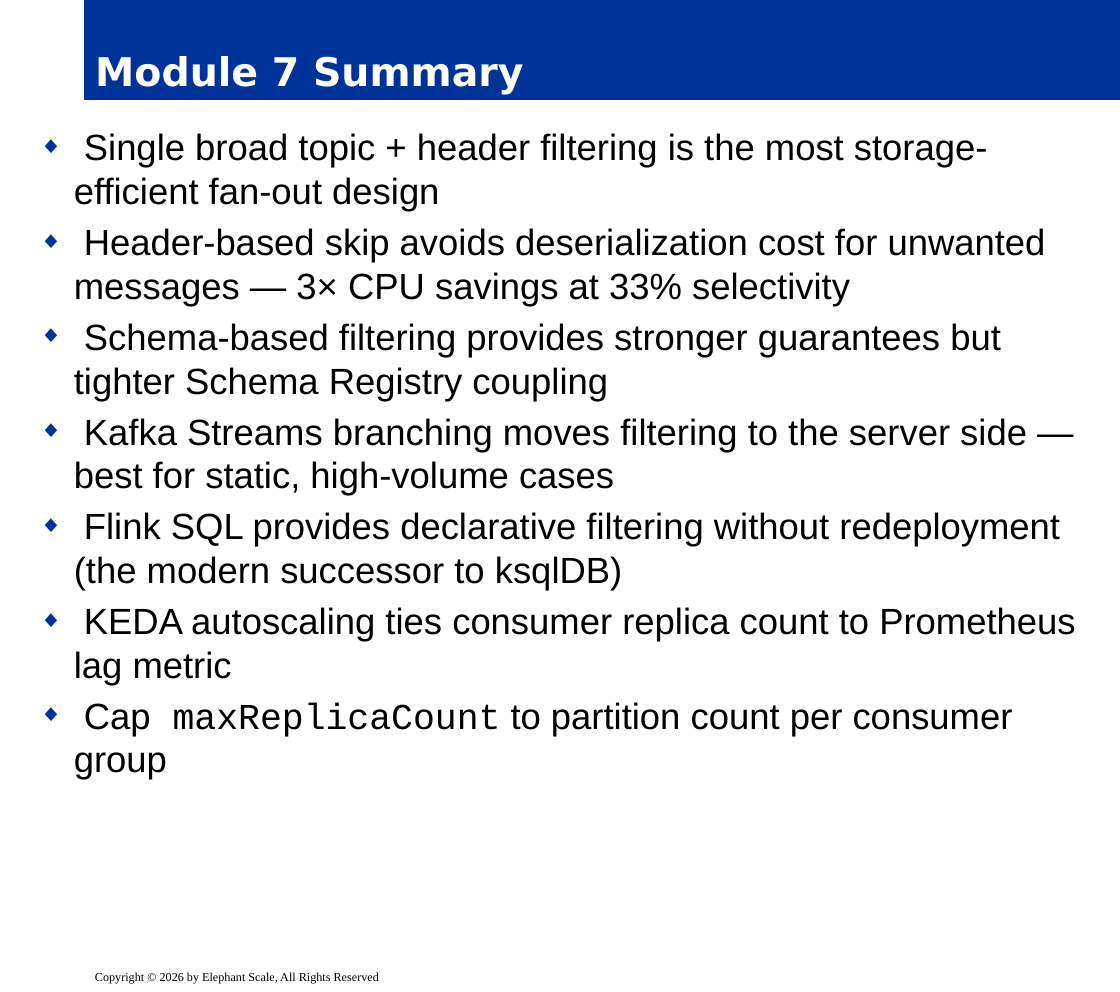
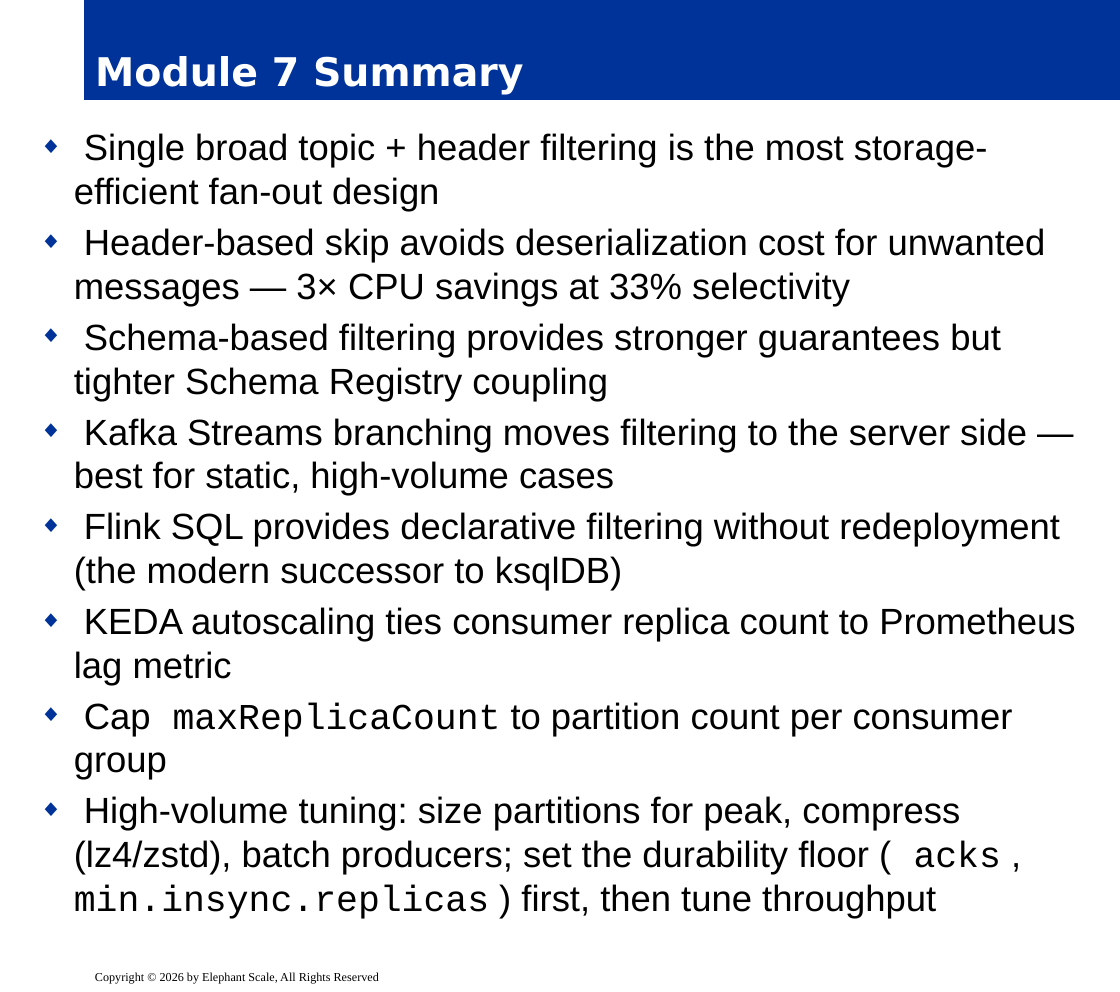
Before and after one commit to elephantscale/Advanced-Kafka-Streaming, a slide deck: slide 19 of slides/release/07__module7.pptx (slide 17 before the commit). Drawn at 1120x992 pixels with LibreOffice and Linux fonts; fonts in the diff are those of the drawing; background and template pictures are left out. Boxes give left, top, right and bottom in pixels: in the first picture for what was removed or moved away, otherwise in the second. Text is boxed around its words. In the diff, an @@ line names an element or a change of style, - is before the commit and + after.

Commit message:
07

```diff
--- a/slides/release/07__module7.pptx
+++ b/slides/release/07__module7.pptx
@@ text at box(74, 796, 1001, 919): paragraph added @@
+◆ High-volume tuning: size partitions for peak, compress (lz4/zstd), batch producers; set the durability floor ( acks , min.insync.replicas ) first, then tune throughput
```
Also in this commit, not shown: 13 other slides changed, 2 slides added.
